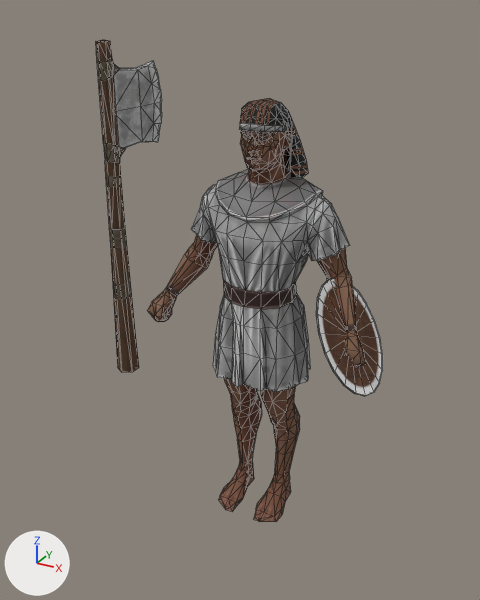
The glTF model public/assets/unit-models/7-axeman.glb as it was, and as the next commit left it.
Rendered twice from a 50 mm lens placed at (1.31, -2.58, 2.44), pointed at (0.04, -0.28, 1.29). Arrows for +X, +Y and +Z are at lower left; the lights stay in place. The picture after the commit comes second. Mesh edges are drawn as thin lines. Vertices at exactly the same position are counted once.
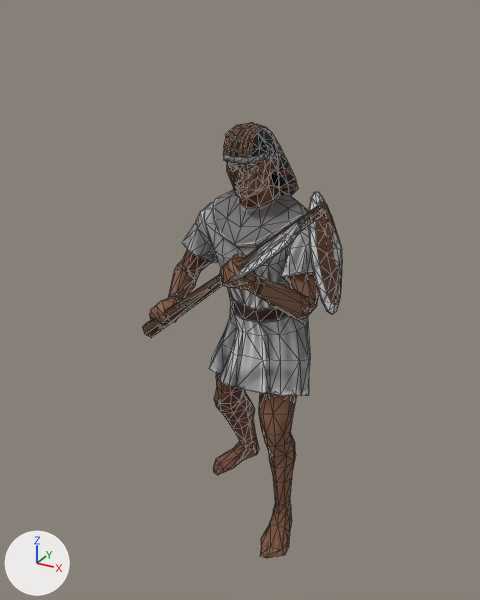
Boxes (x1, y1, x2, y2) around the edits, measured in the pictures (480 x 600 px; the box of a moved part takes in the faces that stretch with it):
'Mesh_0', reshaped (30% narrower, 10% shorter)
    before: (96, 40, 383, 522)
    after: (142, 122, 342, 558)
part 1 of me_mesh_0, moved or reshaped
    before: (240, 98, 308, 178)
    after: (223, 122, 298, 196)
part 2 of me_mesh_0, moved or reshaped
    before: (113, 61, 162, 148)
    after: (235, 222, 302, 280)
part 3 of me_mesh_0, moved or reshaped
    before: (96, 40, 139, 372)
    after: (142, 206, 323, 338)
part 4 of me_mesh_0, moved or reshaped
    before: (316, 278, 383, 396)
    after: (308, 192, 342, 314)
part 5 of me_mesh_0, moved or reshaped
    before: (147, 130, 365, 522)
    after: (149, 155, 319, 558)

Edits to the bpy script that builds the scene:
```text
Change me_mesh_0:
    used by ob_mesh_0; location = (0.0, 0.0, 0.0)
    remove me_mesh_0.from_pydata(...)  # 1028 vertices, 2027 faces; spans x -0.57..0.61, y -1.04..0.22, z 0.01..2.36
    add me_mesh_0.from_pydata(...)  # 1028 vertices, 2027 faces; spans x -0.43..0.44, y -0.65..0.36, z 0.01..2.01
    me_mesh_0 part 1: the loose piece of 99 vertices spanning x -0.16..0.16, y -0.12..0.18, z 1.74..2.09 is multiplied about its middle by the matrix ((1.0, 0.018, 0.01), (-0.016, 0.977, -0.211), (-0.013, 0.211, 0.977)), then moved by (-0.02, -0.08, -0.09)
    me_mesh_0 part 2: the loose piece of 46 vertices spanning x -0.02..0.02, y -1.0..-0.73, z 2.04..2.29 is multiplied about its middle by the matrix ((-0.635, 0.096, 0.766), (-0.15, -0.989, -0.001), (0.758, -0.116, 0.642)), then moved by (0.3, 0.35, -0.53)
    me_mesh_0 part 3: the loose piece of 56 vertices spanning x -0.03..0.03, y -1.04..-0.94, z 1.3..2.36 is multiplied about its middle by the matrix ((-0.635, 0.096, 0.766), (-0.15, -0.989, -0.001), (0.758, -0.116, 0.642)), then moved by (0.03, 0.59, -0.4)
    me_mesh_0 part 4: the loose piece of 77 vertices spanning x 0.35..0.61, y -0.32..0.21, z 0.9..1.36 is multiplied about its middle by the matrix ((-0.982, 0.036, -0.184), (0.161, 0.662, -0.732), (0.095, -0.749, -0.656)), then moved by (-0.16, 0.04, 0.34)
    me_mesh_0 part 5: 750 of 1028 vertices moved; they spanned x -0.57..0.57, y -0.18..0.22, z 0.01..2.08 and now span x -0.43..0.36, y -0.46..0.36, z 0.01..1.99; mean shift (-0.02, -0.07, -0.03); largest move (0.49, -0.1, 0.99) -> (0.02, -0.4, 1.47)
```
